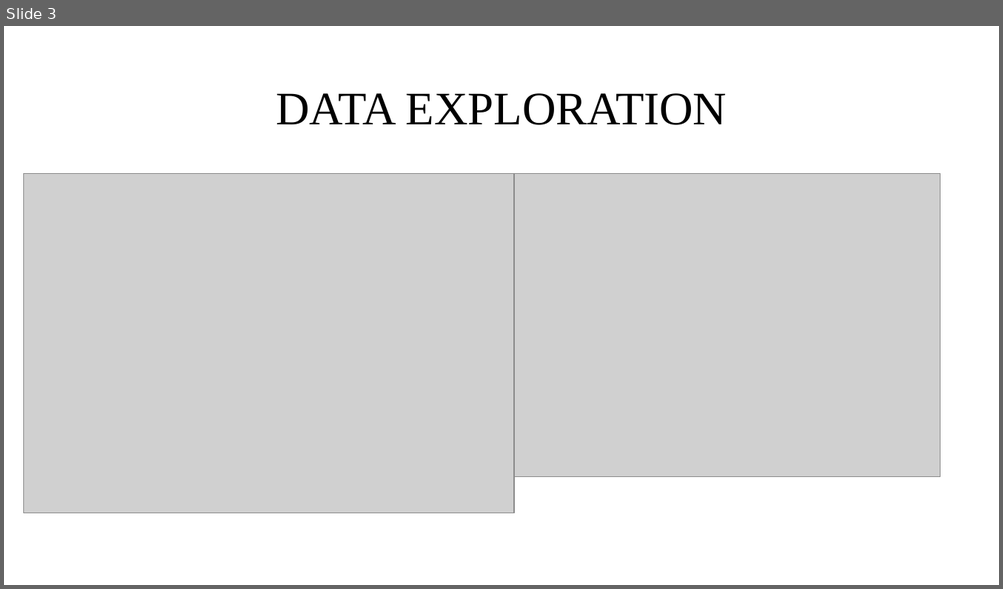
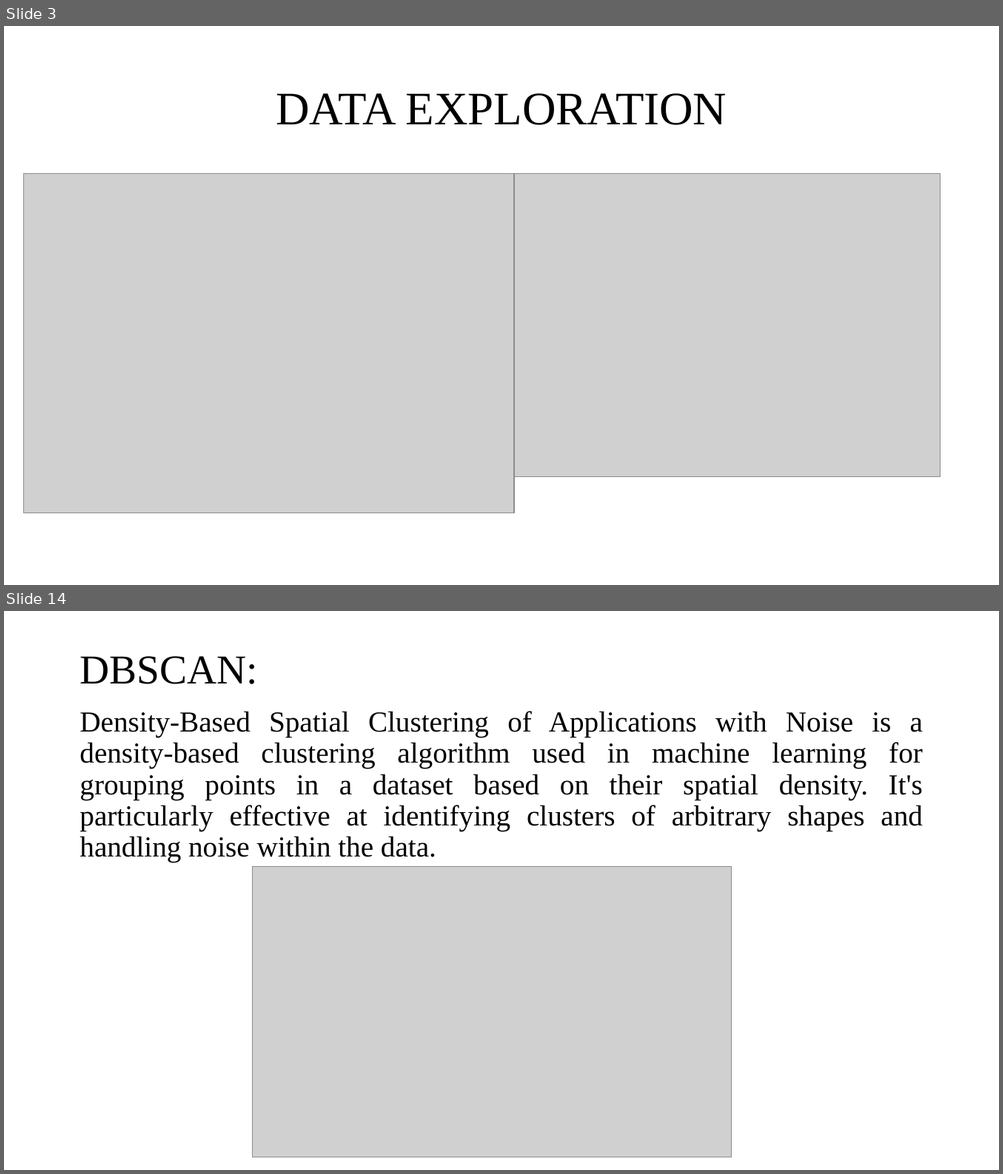
Before and after one commit to Jothish21/Data-Mining-Project-Group4, a slide deck: Group4-Presentation.pptx. Shown one above the other, each under a label of ours: slide 3 before the commit, slides 3 and 14 after it; the slides between them are not shown. The pictures are 1003x589 and 1003x1174 pixels, drawn with LibreOffice and Linux fonts; fonts in the diff are those of the drawing; grey boxes stand for pictures. Boxes give left, top, right and bottom in pixels: in the first picture for what was removed or moved away, otherwise in the second. Text is boxed around its words. In the diff, an @@ line names an element or a change of style, - is before the commit and + after.

```diff
--- a/Group4-Presentation.pptx
+++ b/Group4-Presentation.pptx
@@ slide 14 added at <box>4,611,999,1170</box>, background #FFFFFF @@
@@ title added at <box>79,656,257,684</box>, 39.6 pt, text #000000 @@
+DBSCAN:
@@ text added at <box>79,711,922,863</box>, 28 pt, text #000000 @@
+Density-Based Spatial Clustering of Applications with Noise is a density-based clustering algorithm used in machine learning for grouping points in a dataset based on their spatial density. It's particularly effective at identifying clusters of arbitrary shapes and handling noise within the data.
@@ picture added at <box>253,866,731,1157</box> @@
```
Also in this commit, not shown: 11 slides changed, 1 other slide added, 1 slide removed.
